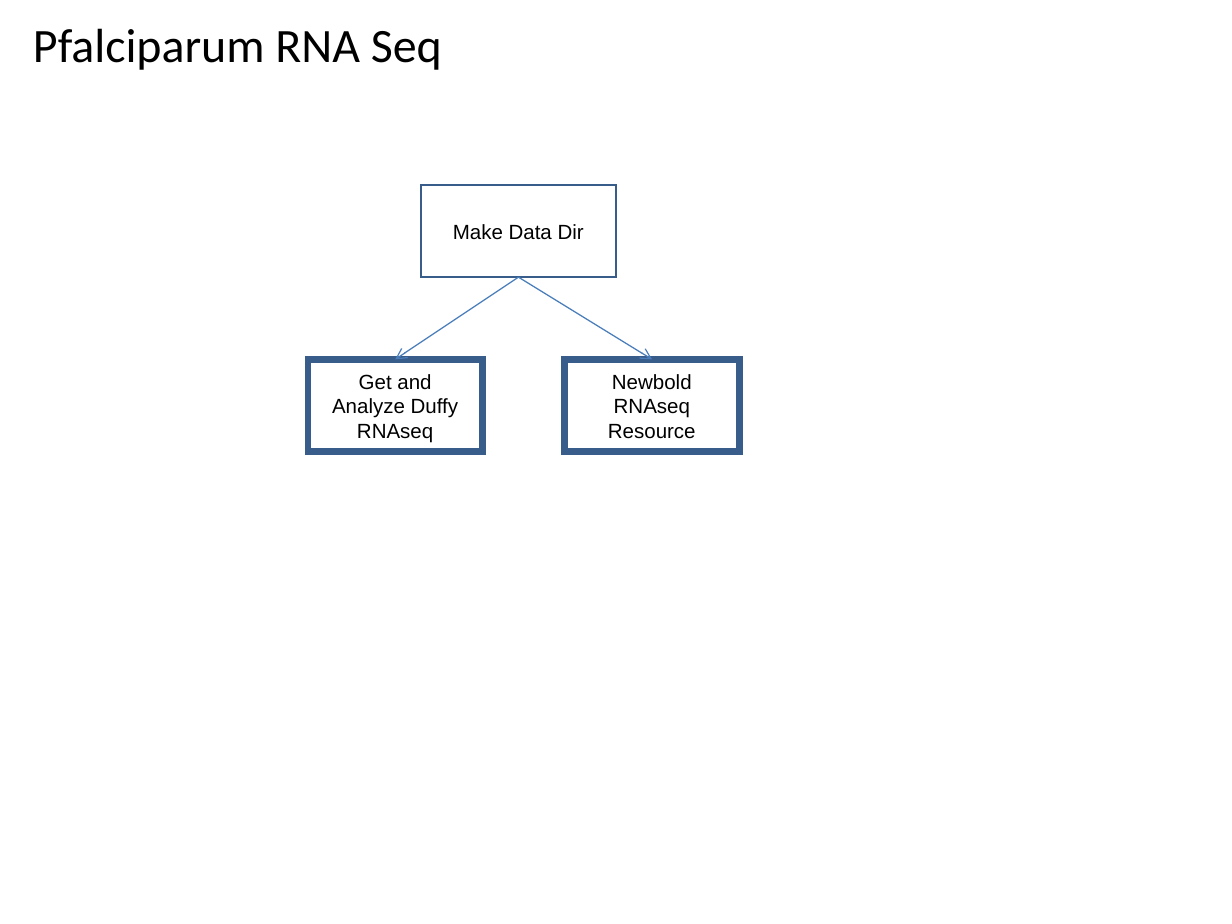
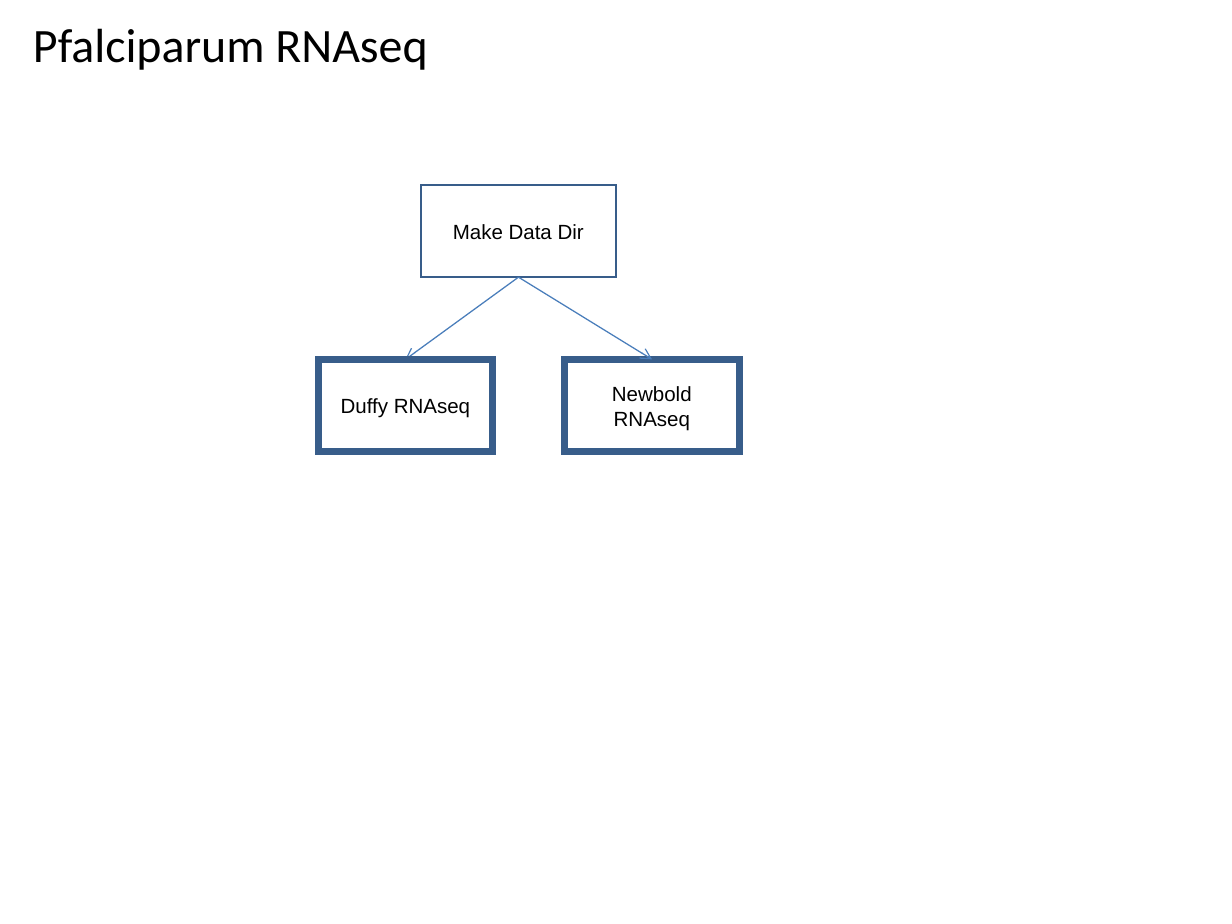
Before and after one commit to VEuPathDB/ApiCommonWorkflow, a slide deck: slide 17 of Main/doc/IntegratedWorkflow.ppt. Drawn at 1232x924 pixels with LibreOffice and Linux fonts; fonts in the diff are those of the drawing. Boxes give left, top, right and bottom in pixels: in the first picture for what was removed or moved away, otherwise in the second. Text is boxed around its words. In the diff, an @@ line names an element or a change of style, - is before the commit and + after.

```diff
--- a/Main/doc/IntegratedWorkflow.ppt
+++ b/Main/doc/IntegratedWorkflow.ppt
@@ title at [33, 28, 427, 70]: text changed @@
-Pfalciparum RNA Seq
+Pfalciparum RNAseq
@@ arrow moved from (519, 277) - (395, 360) to (519, 277) - (405, 360) @@
@@ rectangle "Duffy RNAseq": place and size @@
-rectangle "Duffy RNAseq" at [308, 360, 483, 452]
+rectangle "Duffy RNAseq" at [318, 360, 493, 452]
@@ text in rectangle at [612, 386, 692, 430]: text changed @@
-Newbold RNAseq Resource
+Newbold RNAseq
@@ text in rectangle at [341, 398, 470, 418]: text changed @@
-Get and Analyze Duffy RNAseq
+Duffy RNAseq
```
Also in this commit, not shown: 5 other slides changed, 1 slide added, 2 other files.
